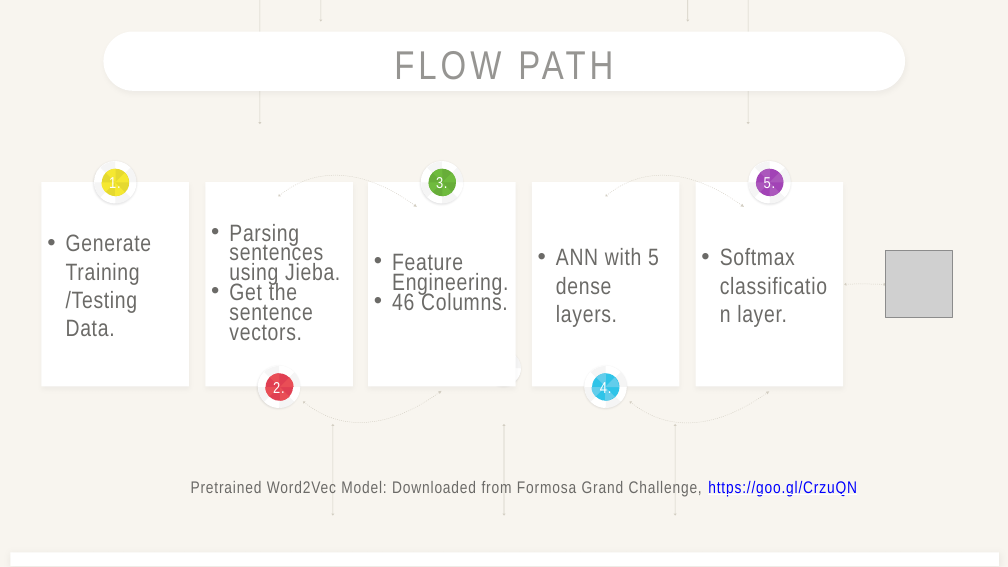
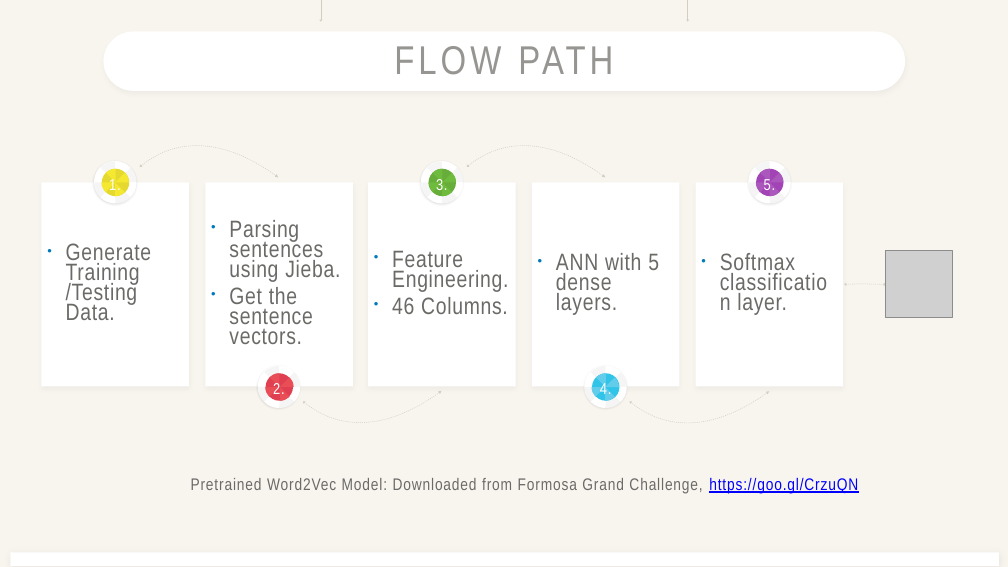
Before and after one commit to amy10260903/DSP_Lab_Final_Project, a slide deck: slide 2 of report/templates/DL_CT1.pptx. Drawn at 1008x567 pixels with LibreOffice and Linux fonts; fonts in the diff are those of the drawing; grey boxes stand for pictures. Boxes give left, top, right and bottom in pixels: in the first picture for what was removed or moved away, otherwise in the second. Text is boxed around its words. In the diff, an @@ line names an element or a change of style, - is before the commit and + after.

```diff
--- a/report/templates/DL_CT1.pptx
+++ b/report/templates/DL_CT1.pptx
@@ arrow removed from (260, 0) to (260, 124) @@
@@ arrow (321, 0) - (321, 22): stroke #D3CEC2 0.99 pt to #D3CEC2 1 pt @@
@@ arrow (687, 0) - (687, 22): stroke #D3CEC2 0.99 pt to #D3CEC2 1 pt @@
@@ arrow removed from (748, 0) to (748, 124) @@
@@ title "FLOW PATH" at bbox=[394, 46, 613, 75]: size 76.5 to 76.4 pt; line spacing 1 to 0.8 @@
@@ freeform shape added at bbox=[139, 148, 278, 177], outline #D3CEC2 1 pt @@
@@ freeform shape added at bbox=[467, 148, 605, 177], outline #D3CEC2 1 pt @@
@@ line spacing 1 to 1.2; more space between paragraphs in 3 elements at bbox=[764, 179, 776, 190], bbox=[436, 179, 448, 190], bbox=[109, 179, 121, 190] @@
@@ freeform shape removed at bbox=[278, 177, 417, 207] @@
@@ freeform shape removed at bbox=[605, 177, 744, 207] @@
@@ letter spacing 1.3 to 1.4 pt; line spacing 1 to 0.7; more space between paragraphs in 3 elements at bbox=[720, 253, 795, 315], bbox=[556, 253, 659, 315], bbox=[66, 243, 152, 320] @@
@@ text "Parsing sentences using Jieba." at bbox=[229, 220, 340, 344]: letter spacing 1.3 to 1.4 pt; more space between paragraphs @@
@@ text "Feature Engineering." at bbox=[392, 250, 508, 314]: letter spacing 1.3 to 1.4 pt; more space between paragraphs @@
@@ outline redrawn in 3 elements at bbox=[429, 183, 442, 192], bbox=[760, 169, 770, 182], bbox=[770, 183, 779, 196] @@
@@ ellipse removed at bbox=[486, 351, 520, 385] @@
@@ freeform shape removed at bbox=[504, 356, 521, 369] @@
@@ freeform shape removed at bbox=[504, 369, 521, 381] @@
@@ freeform shape removed at bbox=[504, 369, 516, 386] @@
@@ freeform shape at bbox=[629, 391, 769, 421]: outline #D3CEC2 0.99 pt to #D3CEC2 1 pt @@
@@ double arrow removed from (333, 424) to (333, 516) @@
@@ double arrow removed from (504, 424) to (504, 516) @@
@@ double arrow removed from (675, 424) to (675, 516) @@
@@ text "Pretrained Word2Vec Model: Downloaded from ..." at bbox=[191, 478, 858, 494]: line spacing 1 to 0.9; more space between paragraphs @@
```
Also in this commit, not shown: 4 other slides changed.
